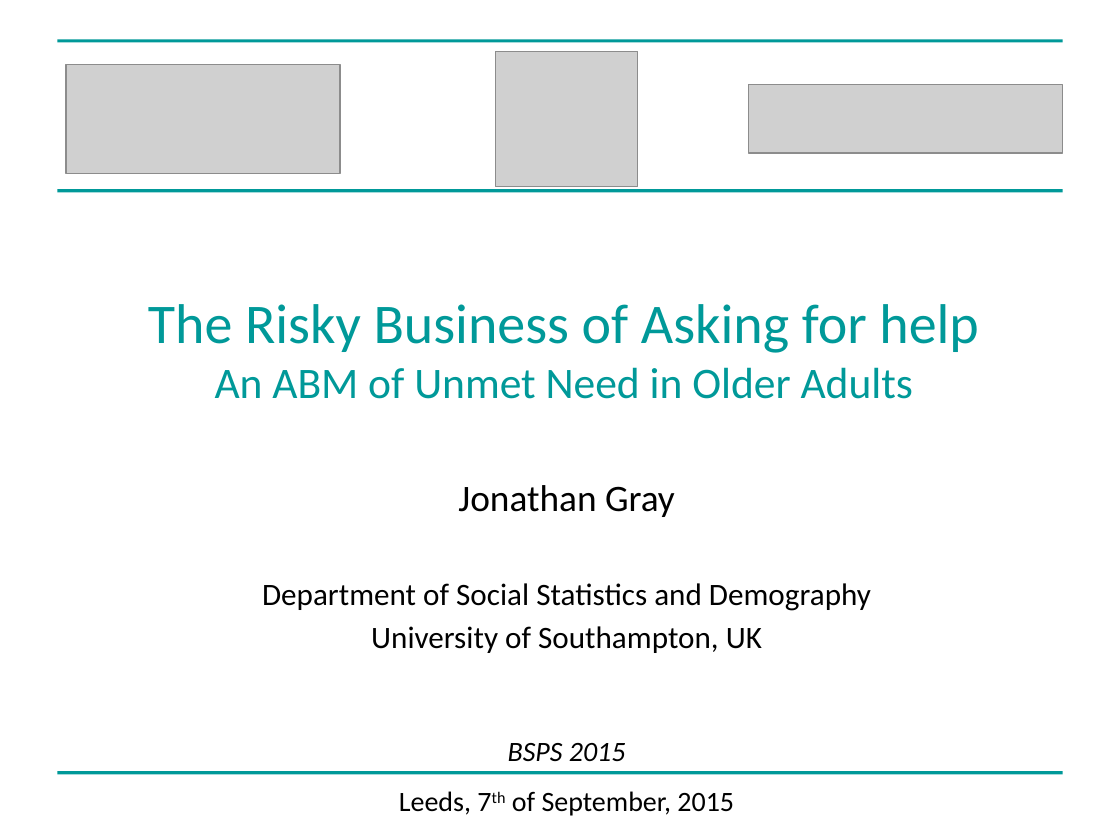
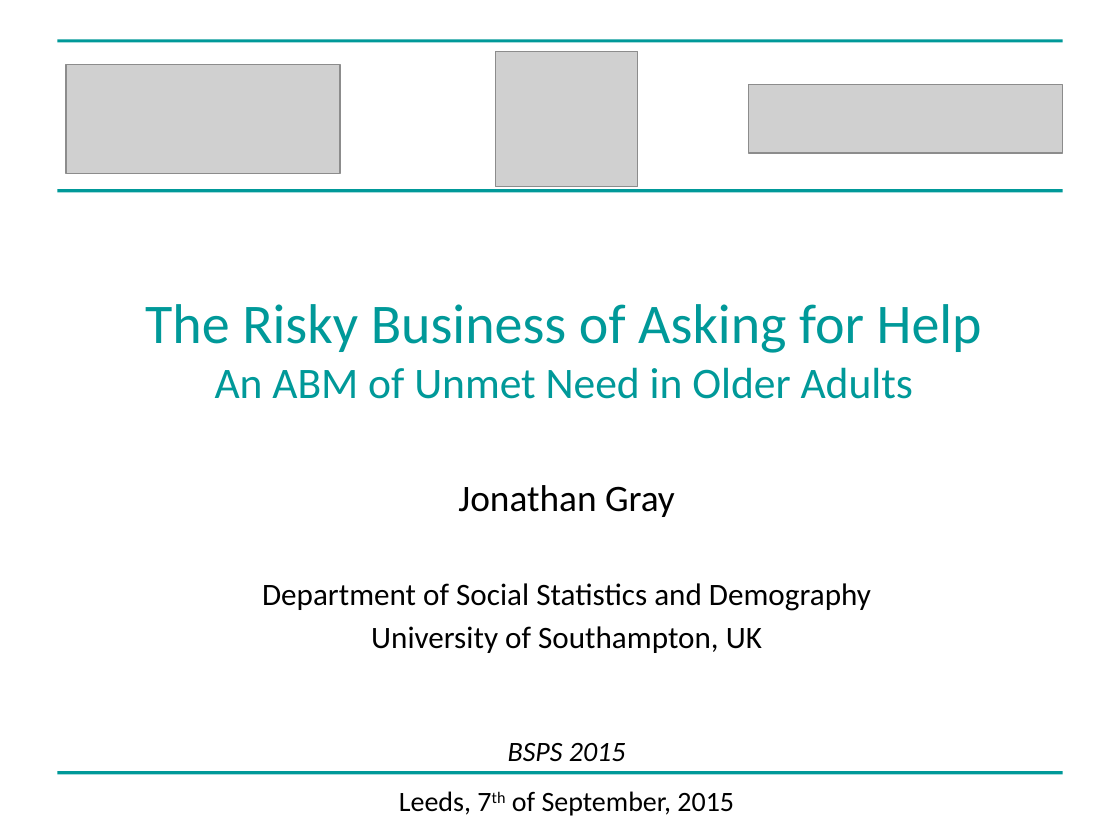
Before and after one commit to greenape/bsps2015, a slide deck: slide 1 of presentation/risky_aging_bsps.ppt. Drawn at 1120x840 pixels with LibreOffice and Linux fonts; fonts in the diff are those of the drawing; grey boxes stand for pictures. Boxes give left, top, right and bottom in pixels: in the first picture for what was removed or moved away, otherwise in the second. Text is boxed around its words. In the diff, an @@ line names an element or a change of style, - is before the commit and + after.

```diff
--- a/presentation/risky_aging_bsps.ppt
+++ b/presentation/risky_aging_bsps.ppt
@@ title at (145,304,982,399): text changed @@
-The Risky Business of Asking for help
-An ABM of Unmet Need in Older Adults
+The Risky Business of Asking for Help
+An ABM of Unmet Need in Older Adults
```
Also in this commit, not shown: 2 other slides changed.
